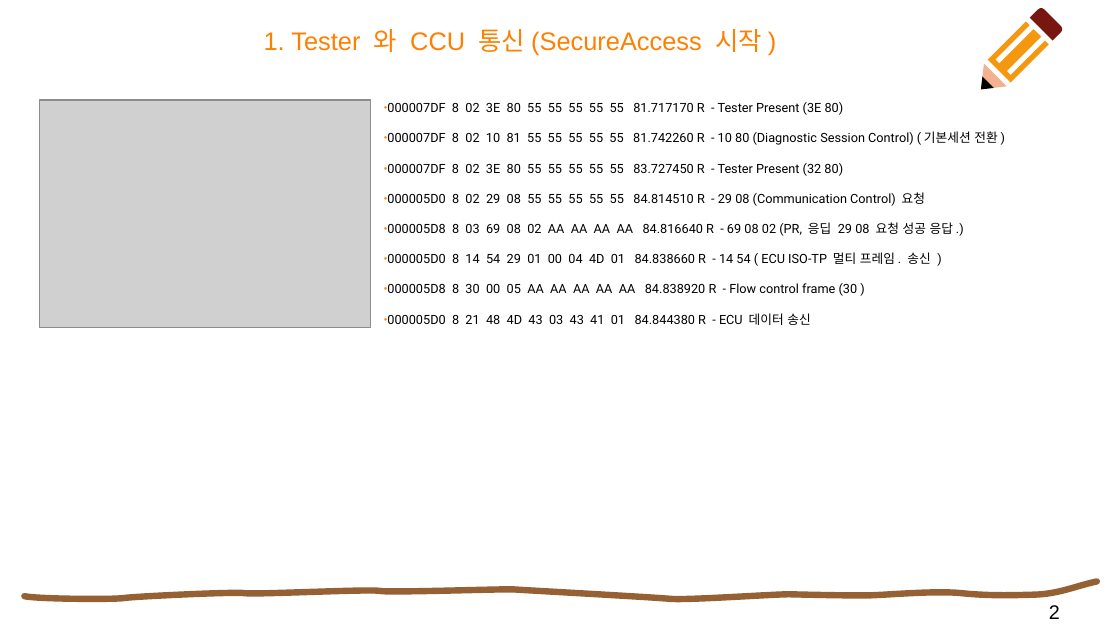
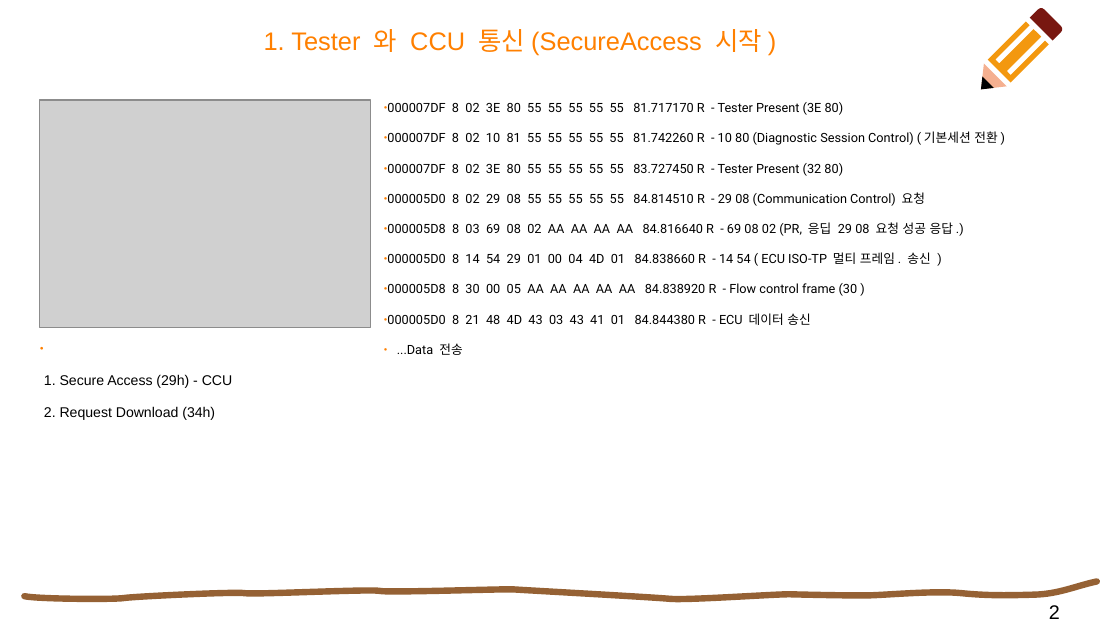
Before and after one commit to paladinhw/paladinhw, a slide deck: slide 2 of CANLOG_1.pptx. Drawn at 1120x630 pixels with LibreOffice and Linux fonts; fonts in the diff are those of the drawing; grey boxes stand for pictures. Boxes give left, top, right and bottom in pixels: in the first picture for what was removed or moved away, otherwise in the second. Text is boxed around its words. In the diff, an @@ line names an element or a change of style, - is before the commit and + after.

Commit message:
data 분석

```diff
--- a/CANLOG_1.pptx
+++ b/CANLOG_1.pptx
@@ text at [397,343,462,355]: paragraph added @@
+● ...Data 전송
@@ text added at [44,374,233,420], 10 pt, text #000000 @@
+1. Secure Access (29h) - CCU
+2. Request Download (34h)
```
Also in this commit, not shown: 6 other slides changed, 1 other file.
